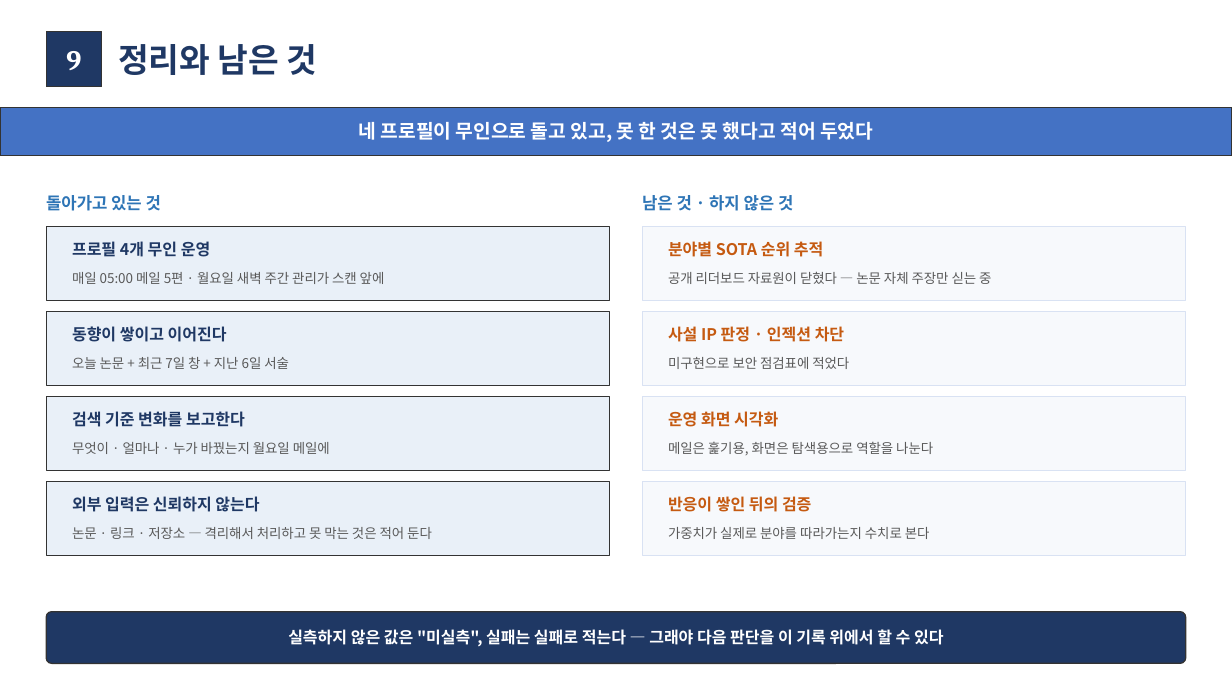
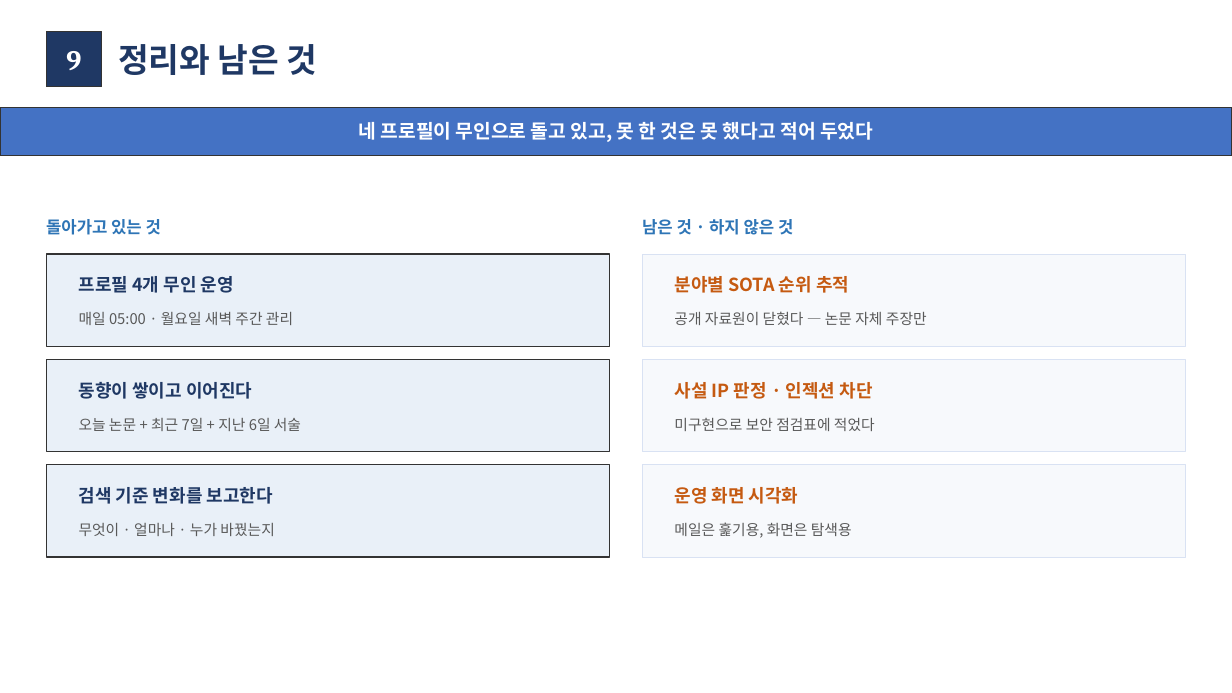
Before and after one commit to moon201595/agent, a slide deck: slide 10 of docs/diagrams_feedback_2026-09-17/피드백_반영_보고_2026-09-20.pptx. Drawn at 1232x693 pixels with LibreOffice and Linux fonts; fonts in the diff are those of the drawing. Boxes give left, top, right and bottom in pixels: in the first picture for what was removed or moved away, otherwise in the second. Text is boxed around its words. In the diff, an @@ line names an element or a change of style, - is before the commit and + after.

```diff
--- a/docs/diagrams_feedback_2026-09-17/피드백_반영_보고_2026-09-20.pptx
+++ b/docs/diagrams_feedback_2026-09-17/피드백_반영_보고_2026-09-20.pptx
@@ text "돌아가고 있는 것": place and size @@
-text "돌아가고 있는 것" at (46,195,161,211)
+text "돌아가고 있는 것" at (46,219,161,235)
@@ text "남은 것 · 하지 않은 ...": place and size @@
-text "남은 것 · 하지 않은 ..." at (642,195,793,211)
+text "남은 것 · 하지 않은 ..." at (642,219,793,235)
@@ rectangle: place and size @@
-rectangle at (46,226,610,300)
+rectangle at (46,254,610,347)
@@ text "프로필 4개 무인 운영": place and size @@
-text "프로필 4개 무인 운영" at (72,241,210,257)
+text "프로필 4개 무인 운영" at (79,276,234,293)
@@ rectangle: place and size @@
-rectangle at (642,396,1186,470)
+rectangle at (642,254,1186,347)
@@ text "분야별 SOTA 순위 추적": place and size @@
-text "분야별 SOTA 순위 추적" at (668,241,823,257)
+text "분야별 SOTA 순위 추적" at (674,276,849,293)
@@ text at (79,312,293,325): text changed; size 10.5 to 11.5 pt @@
-매일 05:00 메일 5편 · 월요일 새벽 주간 관리가 스캔 앞에
+매일 05:00 · 월요일 새벽 주간 관리
@@ text at (674,311,927,325): text changed; size 10.5 to 11.5 pt @@
-공개 리더보드 자료원이 닫혔다 — 논문 자체 주장만 싣는 중
+공개 자료원이 닫혔다 — 논문 자체 주장만
@@ rectangle: place and size @@
-rectangle at (46,311,610,385)
+rectangle at (46,360,610,452)
@@ text "동향이 쌓이고 이어진다": place and size @@
-text "동향이 쌓이고 이어진다" at (72,326,227,342)
+text "동향이 쌓이고 이어진다" at (79,382,252,399)
@@ rectangle: place and size @@
-rectangle at (642,226,1186,300)
+rectangle at (642,360,1186,452)
@@ text "사설 IP 판정 · 인젝션 ...": place and size @@
-text "사설 IP 판정 · 인젝션 ..." at (668,326,844,342)
+text "사설 IP 판정 · 인젝션 ..." at (674,382,873,399)
@@ text at (79,418,301,431): text changed; size 10.5 to 11.5 pt @@
-오늘 논문 + 최근 7일 창 + 지난 6일 서술
+오늘 논문 + 최근 7일 + 지난 6일 서술
@@ text "미구현으로 보안 점검표에 적었다": place and size @@
-text "미구현으로 보안 점검표에 적었다" at (668,357,849,369)
+text "미구현으로 보안 점검표에 적었다" at (674,418,875,431)
@@ text "미구현으로 보안 점검표에 적었다" at (674,418,875,431): size 10.5 to 11.5 pt @@
@@ rectangle: place and size @@
-rectangle at (46,396,610,470)
+rectangle at (46,465,610,557)
@@ rectangle: place and size @@
-rectangle at (642,311,1186,385)
+rectangle at (642,465,1186,557)
@@ rectangle removed at (46,482,610,555) @@
@@ text removed at (72,496,259,512) @@
-외부 입력은 신뢰하지 않는다
@@ text "검색 기준 변화를 보고한다": place and size @@
-text "검색 기준 변화를 보고한다" at (72,411,245,427)
+text "검색 기준 변화를 보고한다" at (79,487,273,504)
@@ rectangle removed at (642,482,1186,555) @@
@@ text removed at (668,496,811,512) @@
-반응이 쌓인 뒤의 검증
@@ size 12.5 to 14 pt in 6 elements at (79,276,234,293), (79,382,252,399), (79,487,273,504), (674,276,849,293), (674,382,873,399), (674,487,799,504) @@
@@ text "운영 화면 시각화": place and size @@
-text "운영 화면 시각화" at (668,411,778,427)
+text "운영 화면 시각화" at (674,487,799,504)
@@ text removed at (72,527,432,539) @@
-논문 · 링크 · 저장소 — 격리해서 처리하고 못 막는 것은 적어 둔다
@@ text at (79,523,274,536): text changed; size 10.5 to 11.5 pt @@
-무엇이 · 얼마나 · 누가 바꿨는지 월요일 메일에
+무엇이 · 얼마나 · 누가 바꿨는지
@@ text removed at (668,527,930,539) @@
-가중치가 실제로 분야를 따라가는지 수치로 본다
@@ text at (674,522,852,538): text changed; size 10.5 to 11.5 pt @@
-메일은 훑기용, 화면은 탐색용으로 역할을 나눈다
+메일은 훑기용, 화면은 탐색용
@@ rounded rectangle removed at (46,612,1186,664) @@
@@ text removed at (288,627,943,648) @@
-실측하지 않은 값은 "미실측", 실패는 실패로 적는다 — 그래야 다음 판단을 이 기록 위에서 할 수 있다
```
Also in this commit, not shown: 8 other slides changed, 2 slides added, 1 slide removed, 4 other files.
